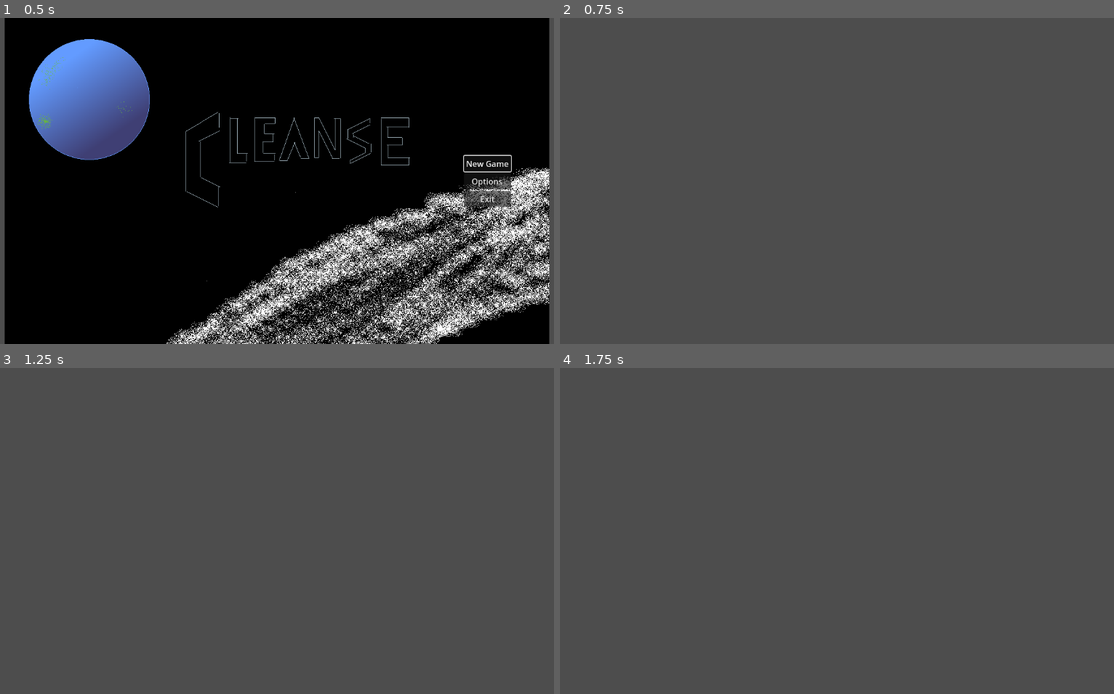
Above: before the commit, frames 1-4 (two rows, left to right).
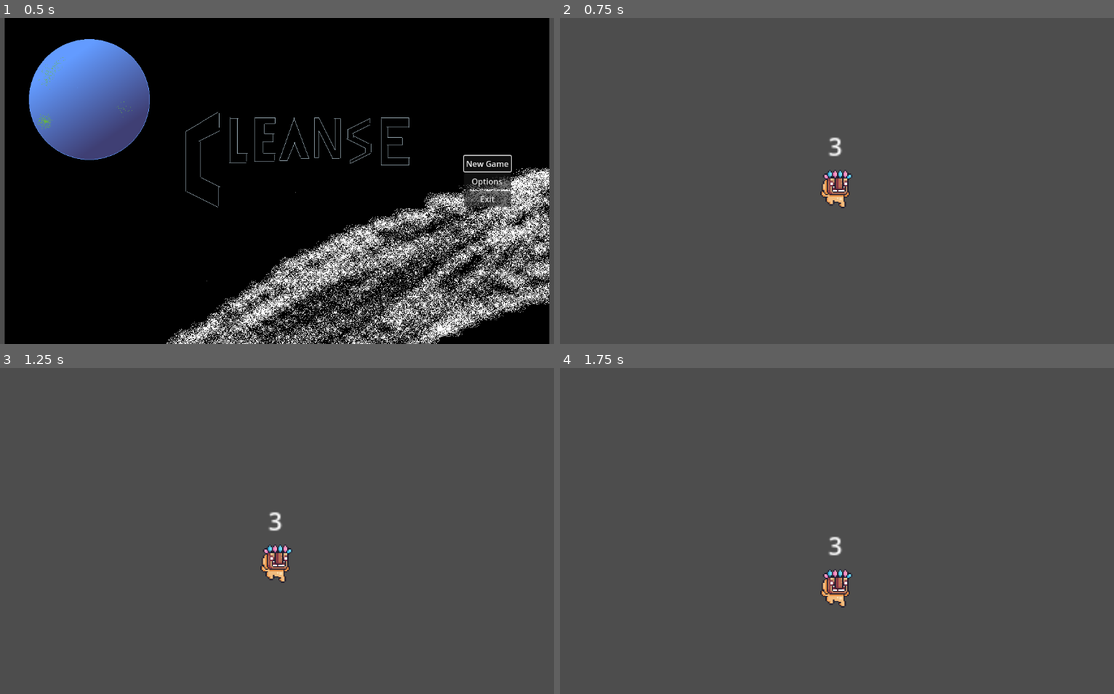
Above: after the commit, the same moments.

Repository: Wompos/cleanse
Game: Godot game, scene res://scenes/main_menu.tscn
Two runs of this game, one before a commit and one after it. Both use one fixed random seed, a clock stepped at 60 frames per second and the inputs below.
Inputs:
- Up to frame 1 (0.5 s): no input
- Up to frame 2 (0.75 s): click "New Game" at 0.5 s
- Up to frame 3 (1.25 s): no input
- Up to frame 4 (1.75 s): no input

Frame 1 is identical in both runs. In frame 2, 0.5% of the frame differs, in the area x 46-53%, y 36-59%; in frame 3, 0.5%, in the area x 46-53%, y 44-66%; in frame 4, 0.5%.

Commit message:
add player setup from earlier 2d platformer test to the repository
Co-authored-by: Wompos <156611593+Wompos@users.noreply.github.com>
Co-authored-by: Valoeghese <valoeghesemods@gmail.com>

Diff:
--- a/scenes/player.tscn
+++ b/scenes/player.tscn
@@ -1,13 +1,409 @@
-[gd_scene load_steps=3 format=3 uid="uid://dxjytc086pjy0"]
-
-[ext_resource type="Script" path="res://scripts/player.gd" id="1_ewmlb"]
-
-[sub_resource type="CapsuleShape2D" id="CapsuleShape2D_fn4mo"]
-
-[node name="Player" type="CharacterBody2D"]
-script = ExtResource("1_ewmlb")
-
-[node name="Sprite2D" type="Sprite2D" parent="."]
+[gd_scene load_steps=51 format=3 uid="uid://bdxjfvciddx5p"]
+
+[ext_resource type="Texture2D" uid="uid://b0plc34dlwfhe" path="res://assets/pixel adventure/Main Characters/Mask Dude/Fall (32x32).png" id="1_47vsw"]
+[ext_resource type="Script" path="res://scripts/player.gd" id="1_xkmlh"]
+[ext_resource type="Texture2D" uid="uid://nuwyhkvh8s1b" path="res://assets/pixel adventure/Main Characters/Mask Dude/Hit (32x32).png" id="2_4h8ca"]
+[ext_resource type="Texture2D" uid="uid://b1myqoyepjyyx" path="res://assets/pixel adventure/Main Characters/Mask Dude/Idle (32x32).png" id="2_5vdla"]
+[ext_resource type="Texture2D" uid="uid://dxqokwmrljiay" path="res://assets/pixel adventure/Main Characters/Mask Dude/Double Jump (32x32).png" id="3_q25lt"]
+[ext_resource type="Texture2D" uid="uid://d3q5qty4brvyd" path="res://assets/pixel adventure/Main Characters/Mask Dude/Jump (32x32).png" id="4_dvsvi"]
+[ext_resource type="Texture2D" uid="uid://f8qfydenxc4p" path="res://assets/pixel adventure/Main Characters/Mask Dude/Run (32x32).png" id="5_wld5s"]
+[ext_resource type="Texture2D" uid="uid://cicprbqbuq1e7" path="res://assets/pixel adventure/Main Characters/Mask Dude/Wall Jump (32x32).png" id="8_vje7h"]
+
+[sub_resource type="AtlasTexture" id="AtlasTexture_72ing"]
+atlas = ExtResource("2_4h8ca")
+region = Rect2(0, 0, 36, 32)
+
+[sub_resource type="AtlasTexture" id="AtlasTexture_c4wmi"]
+atlas = ExtResource("2_4h8ca")
+region = Rect2(36, 0, 36, 32)
+
+[sub_resource type="AtlasTexture" id="AtlasTexture_xkypl"]
+atlas = ExtResource("2_4h8ca")
+region = Rect2(72, 0, 36, 32)
+
+[sub_resource type="AtlasTexture" id="AtlasTexture_briqn"]
+atlas = ExtResource("2_4h8ca")
+region = Rect2(108, 0, 36, 32)
+
+[sub_resource type="AtlasTexture" id="AtlasTexture_p8wlv"]
+atlas = ExtResource("2_4h8ca")
+region = Rect2(144, 0, 36, 32)
+
+[sub_resource type="AtlasTexture" id="AtlasTexture_6iqo0"]
+atlas = ExtResource("2_4h8ca")
+region = Rect2(180, 0, 36, 32)
+
+[sub_resource type="AtlasTexture" id="AtlasTexture_6sv3p"]
+atlas = ExtResource("2_5vdla")
+region = Rect2(0, 0, 32, 32)
+
+[sub_resource type="AtlasTexture" id="AtlasTexture_3t1xg"]
+atlas = ExtResource("2_5vdla")
+region = Rect2(32, 0, 32, 32)
+
+[sub_resource type="AtlasTexture" id="AtlasTexture_w5745"]
+atlas = ExtResource("2_5vdla")
+region = Rect2(64, 0, 32, 32)
+
+[sub_resource type="AtlasTexture" id="AtlasTexture_6pfde"]
+atlas = ExtResource("2_5vdla")
+region = Rect2(96, 0, 32, 32)
+
+[sub_resource type="AtlasTexture" id="AtlasTexture_fv8ek"]
+atlas = ExtResource("2_5vdla")
+region = Rect2(128, 0, 32, 32)
+
+[sub_resource type="AtlasTexture" id="AtlasTexture_ur75b"]
+atlas = ExtResource("2_5vdla")
+region = Rect2(160, 0, 32, 32)
+
+[sub_resource type="AtlasTexture" id="AtlasTexture_gs28i"]
+atlas = ExtResource("2_5vdla")
+region = Rect2(192, 0, 32, 32)
+
+[sub_resource type="AtlasTexture" id="AtlasTexture_6bm2o"]
+atlas = ExtResource("2_5vdla")
+region = Rect2(224, 0, 32, 32)
+
+[sub_resource type="AtlasTexture" id="AtlasTexture_kjim7"]
+atlas = ExtResource("2_5vdla")
+region = Rect2(256, 0, 32, 32)
+
+[sub_resource type="AtlasTexture" id="AtlasTexture_er8p8"]
+atlas = ExtResource("2_5vdla")
+region = Rect2(288, 0, 32, 32)
+
+[sub_resource type="AtlasTexture" id="AtlasTexture_gvuk4"]
+atlas = ExtResource("2_5vdla")
+region = Rect2(320, 0, 32, 32)
+
+[sub_resource type="AtlasTexture" id="AtlasTexture_ra8mq"]
+atlas = ExtResource("3_q25lt")
+region = Rect2(128, 0, 32, 32)
+
+[sub_resource type="AtlasTexture" id="AtlasTexture_1rkvr"]
+atlas = ExtResource("3_q25lt")
+region = Rect2(32, 0, 32, 32)
+
+[sub_resource type="AtlasTexture" id="AtlasTexture_ykq14"]
+atlas = ExtResource("3_q25lt")
+region = Rect2(0, 0, 32, 32)
+
+[sub_resource type="AtlasTexture" id="AtlasTexture_rq2kd"]
+atlas = ExtResource("3_q25lt")
+region = Rect2(64, 0, 32, 32)
+
+[sub_resource type="AtlasTexture" id="AtlasTexture_eweur"]
+atlas = ExtResource("3_q25lt")
+region = Rect2(96, 0, 32, 32)
+
+[sub_resource type="AtlasTexture" id="AtlasTexture_e0epu"]
+atlas = ExtResource("3_q25lt")
+region = Rect2(160, 0, 32, 32)
+
+[sub_resource type="AtlasTexture" id="AtlasTexture_lhxpt"]
+atlas = ExtResource("5_wld5s")
+region = Rect2(0, 0, 32, 32)
+
+[sub_resource type="AtlasTexture" id="AtlasTexture_71nr4"]
+atlas = ExtResource("5_wld5s")
+region = Rect2(32, 0, 32, 32)
+
+[sub_resource type="AtlasTexture" id="AtlasTexture_i3iu1"]
+atlas = ExtResource("5_wld5s")
+region = Rect2(64, 0, 32, 32)
+
+[sub_resource type="AtlasTexture" id="AtlasTexture_0rqqv"]
+atlas = ExtResource("5_wld5s")
+region = Rect2(96, 0, 32, 32)
+
+[sub_resource type="AtlasTexture" id="AtlasTexture_kabxq"]
+atlas = ExtResource("5_wld5s")
+region = Rect2(128, 0, 32, 32)
+
+[sub_resource type="AtlasTexture" id="AtlasTexture_jrio3"]
+atlas = ExtResource("5_wld5s")
+region = Rect2(160, 0, 32, 32)
+
+[sub_resource type="AtlasTexture" id="AtlasTexture_5c7p2"]
+atlas = ExtResource("5_wld5s")
+region = Rect2(192, 0, 32, 32)
+
+[sub_resource type="AtlasTexture" id="AtlasTexture_wpf3s"]
+atlas = ExtResource("5_wld5s")
+region = Rect2(224, 0, 32, 32)
+
+[sub_resource type="AtlasTexture" id="AtlasTexture_xhtif"]
+atlas = ExtResource("5_wld5s")
+region = Rect2(256, 0, 32, 32)
+
+[sub_resource type="AtlasTexture" id="AtlasTexture_ptxv7"]
+atlas = ExtResource("5_wld5s")
+region = Rect2(288, 0, 32, 32)
+
+[sub_resource type="AtlasTexture" id="AtlasTexture_cl11h"]
+atlas = ExtResource("5_wld5s")
+region = Rect2(320, 0, 32, 32)
+
+[sub_resource type="AtlasTexture" id="AtlasTexture_t6pfx"]
+atlas = ExtResource("5_wld5s")
+region = Rect2(352, 0, 32, 32)
+
+[sub_resource type="AtlasTexture" id="AtlasTexture_qh3vi"]
+atlas = ExtResource("8_vje7h")
+region = Rect2(0, 0, 32, 32)
+
+[sub_resource type="AtlasTexture" id="AtlasTexture_bcj6d"]
+atlas = ExtResource("8_vje7h")
+region = Rect2(32, 0, 32, 32)
+
+[sub_resource type="AtlasTexture" id="AtlasTexture_a3kbf"]
+atlas = ExtResource("8_vje7h")
+region = Rect2(64, 0, 32, 32)
+
+[sub_resource type="AtlasTexture" id="AtlasTexture_pklm3"]
+atlas = ExtResource("8_vje7h")
+region = Rect2(96, 0, 32, 32)
+
+[sub_resource type="AtlasTexture" id="AtlasTexture_oqtg0"]
+atlas = ExtResource("8_vje7h")
+region = Rect2(128, 0, 32, 32)
+
+[sub_resource type="SpriteFrames" id="SpriteFrames_fbq5g"]
+animations = [{
+"frames": [{
+"duration": 1.0,
+"texture": SubResource("AtlasTexture_72ing")
+}, {
+"duration": 1.0,
+"texture": SubResource("AtlasTexture_c4wmi")
+}, {
+"duration": 1.0,
+"texture": SubResource("AtlasTexture_xkypl")
+}, {
+"duration": 1.0,
+"texture": SubResource("AtlasTexture_briqn")
+}, {
+"duration": 1.0,
+"texture": SubResource("AtlasTexture_p8wlv")
+}, {
+"duration": 1.0,
+"texture": SubResource("AtlasTexture_6iqo0")
+}],
+"loop": true,
+"name": &"damage",
+"speed": 15.0
+}, {
+"frames": [{
+"duration": 1.0,
+"texture": SubResource("AtlasTexture_6sv3p")
+}, {
+"duration": 1.0,
+"texture": SubResource("AtlasTexture_3t1xg")
+}, {
+"duration": 1.0,
+"texture": SubResource("AtlasTexture_w5745")
+}, {
+"duration": 1.0,
+"texture": SubResource("AtlasTexture_6pfde")
+}, {
+"duration": 1.0,
+"texture": SubResource("AtlasTexture_fv8ek")
+}, {
+"duration": 1.0,
+"texture": SubResource("AtlasTexture_ur75b")
+}, {
+"duration": 1.0,
+"texture": SubResource("AtlasTexture_gs28i")
+}, {
+"duration": 1.0,
+"texture": SubResource("AtlasTexture_6bm2o")
+}, {
+"duration": 1.0,
+"texture": SubResource("AtlasTexture_kjim7")
+}, {
+"duration": 1.0,
+"texture": SubResource("AtlasTexture_er8p8")
+}, {
+"duration": 1.0,
+"texture": SubResource("AtlasTexture_gvuk4")
+}],
+"loop": true,
+"name": &"default",
+"speed": 15.0
+}, {
+"frames": [{
+"duration": 1.0,
+"texture": SubResource("AtlasTexture_ra8mq")
+}],
+"loop": true,
+"name": &"die",
+"speed": 5.0
+}, {
+"frames": [{
+"duration": 1.0,
+"texture": SubResource("AtlasTexture_1rkvr")
+}, {
+"duration": 1.0,
+"texture": SubResource("AtlasTexture_ykq14")
+}, {
+"duration": 1.0,
+"texture": SubResource("AtlasTexture_rq2kd")
+}, {
+"duration": 1.0,
+"texture": SubResource("AtlasTexture_eweur")
+}, {
+"duration": 1.0,
+"texture": SubResource("AtlasTexture_ra8mq")
+}, {
+"duration": 1.0,
+"texture": SubResource("AtlasTexture_e0epu")
+}],
+"loop": true,
+"name": &"double_jump",
+"speed": 30.0
+}, {
+"frames": [{
+"duration": 1.0,
+"texture": ExtResource("1_47vsw")
+}],
+"loop": true,
+"name": &"falling",
+"speed": 5.0
+}, {
+"frames": [{
+"duration": 1.0,
+"texture": ExtResource("4_dvsvi")
+}],
+"loop": true,
+"name": &"jumping",
+"speed": 5.0
+}, {
+"frames": [{
+"duration": 1.0,
+"texture": SubResource("AtlasTexture_lhxpt")
+}, {
+"duration": 1.0,
+"texture": SubResource("AtlasTexture_71nr4")
+}, {
+"duration": 1.0,
+"texture": SubResource("AtlasTexture_i3iu1")
+}, {
+"duration": 1.0,
+"texture": SubResource("AtlasTexture_0rqqv")
+}, {
+"duration": 1.0,
+"texture": SubResource("AtlasTexture_kabxq")
+}, {
+"duration": 1.0,
+"texture": SubResource("AtlasTexture_jrio3")
+}, {
+"duration": 1.0,
+"texture": SubResource("AtlasTexture_5c7p2")
+}, {
+"duration": 1.0,
+"texture": SubResource("AtlasTexture_wpf3s")
+}, {
+"duration": 1.0,
+"texture": SubResource("AtlasTexture_xhtif")
+}, {
+"duration": 1.0,
+"texture": SubResource("AtlasTexture_ptxv7")
+}, {
+"duration": 1.0,
+"texture": SubResource("AtlasTexture_cl11h")
+}, {
+"duration": 1.0,
+"texture": SubResource("AtlasTexture_t6pfx")
+}],
+"loop": true,
+"name": &"running",
+"speed": 22.0
+}, {
+"frames": [{
+"duration": 1.0,
+"texture": SubResource("AtlasTexture_qh3vi")
+}, {
+"duration": 1.0,
+"texture": SubResource("AtlasTexture_bcj6d")
+}, {
+"duration": 1.0,
+"texture": SubResource("AtlasTexture_a3kbf")
+}, {
+"duration": 1.0,
+"texture": SubResource("AtlasTexture_pklm3")
+}, {
+"duration": 1.0,
+"texture": SubResource("AtlasTexture_oqtg0")
+}],
+"loop": true,
+"name": &"wall_jump",
+"speed": 11.0
+}]
+
+[sub_resource type="CapsuleShape2D" id="CapsuleShape2D_3wqto"]
+radius = 5.0
+height = 20.0
+
+[node name="CharacterBody2D" type="CharacterBody2D"]
+position = Vector2(1, 0)
+script = ExtResource("1_xkmlh")
+
+[node name="Sprite2D" type="AnimatedSprite2D" parent="."]
+texture_filter = 1
+scale = Vector2(0.84375, 0.84375)
+sprite_frames = SubResource("SpriteFrames_fbq5g")
+autoplay = "default"
+metadata/_edit_lock_ = true
 
 [node name="CollisionShape2D" type="CollisionShape2D" parent="."]
-shape = SubResource("CapsuleShape2D_fn4mo")
+position = Vector2(1, 1)
+shape = SubResource("CapsuleShape2D_3wqto")
+metadata/_edit_lock_ = true
+
+[node name="Camera2D" type="Camera2D" parent="."]
+zoom = Vector2(3, 3)
+position_smoothing_enabled = true
+position_smoothing_speed = 20.0
+metadata/_edit_lock_ = true
+
+[node name="RayCastTL" type="RayCast2D" parent="."]
+position = Vector2(1, -10)
+target_position = Vector2(-12, 0)
+metadata/_edit_lock_ = true
+
+[node name="RayCastBL" type="RayCast2D" parent="."]
+position = Vector2(1, 11)
+target_position = Vector2(-12, 0)
+metadata/_edit_lock_ = true
+
+[node name="RayCastTR" type="RayCast2D" parent="."]
+position = Vector2(1, -10)
+target_position = Vector2(10, 0)
+metadata/_edit_lock_ = true
+
+[node name="RayCastBR" type="RayCast2D" parent="."]
+position = Vector2(1, 11)
+target_position = Vector2(10, 0)
+metadata/_edit_lock_ = true
+
+[node name="RayCastBL2" type="RayCast2D" parent="."]
+position = Vector2(1, 2)
+target_position = Vector2(-12, 0)
+metadata/_edit_lock_ = true
+
+[node name="RayCastBR2" type="RayCast2D" parent="."]
+position = Vector2(1, 2)
+target_position = Vector2(10, 0)
+metadata/_edit_lock_ = true
+
+[node name="Health" type="RichTextLabel" parent="."]
+offset_left = -19.0
+offset_top = -39.0
+offset_right = 21.0
+offset_bottom = -16.0
+text = "hp"
+
+[node name="RespawnTimer" type="Timer" parent="."]
+
+[connection signal="timeout" from="RespawnTimer" to="." method="_on_respawn_timer_timeout"]
--- a/scripts/player.gd
+++ b/scripts/player.gd
@@ -1 +1,151 @@
+#TO DO
+#Make walls sticky
+#Make double jump animation work properly
+#Make wall jumping propel you away from the wall
+
 extends CharacterBody2D
+const SPEED = 200.0
+const JUMP_VELOCITY = -350.0
+const ACCEL = 25.0
+const W_slide = 25.0
+const WALL_JUMP_VELOCITY = -200.0
+@onready var sprite_2d = $Sprite2D
+
+# Get the gravity from the project settings to be synced with RigidBody nodes.
+var gravity = ProjectSettings.get_setting("physics/2d/default_gravity")
+
+var double_jump = true
+var facing = true
+@onready var raycastBL = $RayCastBL
+@onready var raycastTL = $RayCastTL
+@onready var raycastBR = $RayCastBR
+@onready var raycastTR = $RayCastTR
+@onready var raycastBR2 = $RayCastBR2
+@onready var raycastBL2 = $RayCastBL2
+
+@onready var healthText = $Health
+@onready var respawnTimer = $RespawnTimer
+
+@export var max_health : float = 3
+@export var start_pos : Vector2 = Vector2(411, 593)
+
+var health = max_health
+var last_velocity = Vector2(0, 0)
+
+func _ready():
+	healthText.bbcode_enabled = true
+
+func _physics_process(delta):
+	# Add the gravity.
+	if not is_on_floor():
+		velocity.y += gravity * delta
+
+	if health <= 0:
+		velocity.x = move_toward(velocity.x, 0, ACCEL)
+	else:
+		# Handle jump.
+		how_to_jump()
+
+		#Get the input direction and handle the movement/deceleration.
+		if Input.is_action_pressed("move_left") && Input.is_action_pressed("move_right"):
+			velocity.x = move_toward(velocity.x, 0, ACCEL)
+		elif Input.is_action_pressed("move_right"):
+			velocity.x = min(velocity.x + 25, SPEED)
+		elif Input.is_action_pressed("move_left"):
+			velocity.x = max(velocity.x - 25, -SPEED)
+		else:
+			velocity.x = move_toward(velocity.x, 0, ACCEL)
+
+		# Wall jumping
+		if real_is_on_wall() && not is_on_floor() && velocity.y > 0:
+			velocity.y = W_slide
+
+		# Check for damage
+		if velocity.y == 0 and last_velocity.y >= 500:
+			velocity.x = -200 if sprite_2d.flip_h else 200
+			velocity.y = -100
+			health -= 1
+
+		if position.y > 1000:
+			reset()
+
+	#Handle animation.
+	pick_animation()
+
+	if health == 0 and respawnTimer.is_stopped():
+		respawnTimer.start(5)
+
+	# Save last velocity
+	last_velocity = Vector2(velocity.x, velocity.y)
+	healthText.text = "[center]" + str(health) + "[/center]"
+
+	move_and_slide()
+
+func reset():
+	position.x = start_pos.x
+	position.y = start_pos.y
+	velocity.y = 0
+	health = max_health
+	respawnTimer.stop()
+
+func pick_animation():
+	if health == 0:
+		sprite_2d.animation = "die"
+	else:
+		if is_on_floor():
+			if (velocity.x < 0 || velocity.x > 0):
+				sprite_2d.animation = "running"
+			else:
+				sprite_2d.animation = "default"
+
+		if not is_on_floor():
+			if (velocity.y < 0 && double_jump == false):
+				sprite_2d.animation = "double_jump"
+			elif (velocity.y < 0):
+				sprite_2d.animation = "jumping"
+			else:
+				sprite_2d.animation = "falling"
+
+		if not is_on_floor() && real_is_on_wall():
+			sprite_2d.animation = "wall_jump"
+
+	if velocity.x > 0:
+		sprite_2d.flip_h = false
+
+	if velocity.x < 0:
+		sprite_2d.flip_h = true
+
+func how_to_jump():
+	if is_on_floor():
+		double_jump = true
+
+	if Input.is_action_just_pressed("jump") and is_on_floor():
+		velocity.y = JUMP_VELOCITY
+	elif Input.is_action_just_pressed("jump") and real_is_on_wall():
+		velocity.y = WALL_JUMP_VELOCITY
+
+	if !real_is_on_wall():
+		if raycastBR.is_colliding() and !raycastBR2.is_colliding() and Input.is_action_pressed("move_right"):
+			velocity.x = 100.0
+			velocity.y = -120.0
+		if raycastBL.is_colliding() and !raycastBL2.is_colliding() and Input.is_action_pressed("move_left"):
+			velocity.x = -100.0
+			velocity.y = -120.0
+
+	if Input.is_action_just_pressed("jump") and real_is_on_wall() and !is_on_floor():
+		if sprite_2d.flip_h:
+			velocity.x = 500.0
+		else:
+			velocity.x = -500.0
+	elif Input.is_action_just_pressed("jump") and double_jump and !is_on_floor():
+		velocity.y = JUMP_VELOCITY
+		double_jump = false
+
+	if Input.is_action_just_released("jump") && (velocity.y < -125):
+		velocity.y = -125
+
+func real_is_on_wall():
+	return raycastTL.is_colliding() != raycastTR.is_colliding()
+
+func _on_respawn_timer_timeout():
+	reset()
Binary file added: assets/pixel adventure/20 Enemies.png
Not shown, added: assets/pixel adventure/20 Enemies.png.import
Binary file added: assets/pixel adventure/Background/Blue.png
Not shown, added: assets/pixel adventure/Background/Blue.png.import
Binary file added: assets/pixel adventure/Background/Brown.png
Not shown, added: assets/pixel adventure/Background/Brown.png.import
Binary file added: assets/pixel adventure/Background/Gray.png
Not shown, added: assets/pixel adventure/Background/Gray.png.import
Binary file added: assets/pixel adventure/Background/Green.png
Not shown, added: assets/pixel adventure/Background/Green.png.import
Binary file added: assets/pixel adventure/Background/Pink.png
Not shown, added: assets/pixel adventure/Background/Pink.png.import
(and 338 more such lines)
